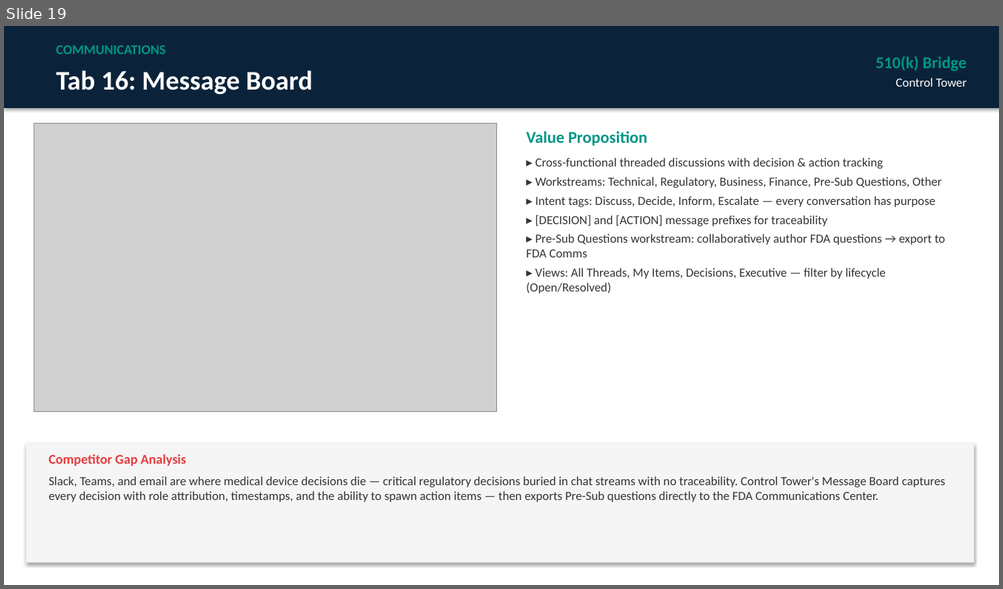
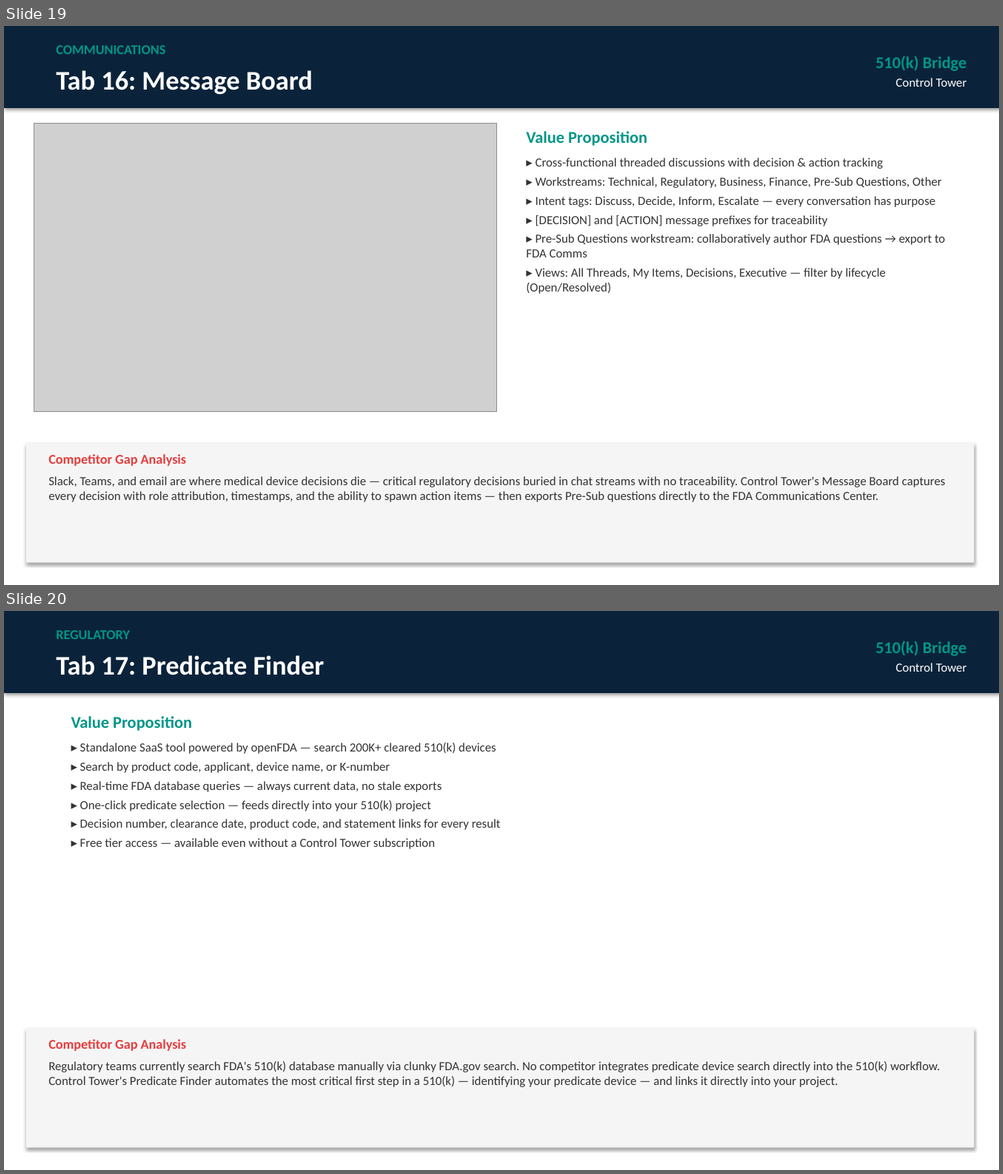
Before and after one commit to londailey6937/arch-medical, a slide deck: Control_Tower_Sales_Deck.pptx. Shown one above the other, each under a label of ours: slide 19 before the commit, slides 19 and 20 after it. The pictures are 1003x589 and 1003x1174 pixels, drawn with LibreOffice and Linux fonts; fonts in the diff are those of the drawing; grey boxes stand for pictures. Boxes give left, top, right and bottom in pixels: in the first picture for what was removed or moved away, otherwise in the second. Text is boxed around its words. In the diff, an @@ line names an element or a change of style, - is before the commit and + after.

Commit message:
Update EN+CN PowerPoint decks: 18 tabs, Predicate Finder, FDA Guidance Docs, Stakeholder Inputs, QMS-Lite, Notifications/Export slides (23→28 slides)

```diff
--- a/Control_Tower_Sales_Deck.pptx
+++ b/Control_Tower_Sales_Deck.pptx
@@ slide 20 added at [4, 611, 999, 1170], background #FFFFFF @@
@@ rectangle added at [4, 611, 999, 693], fill #0B233A @@
@@ text added at [56, 630, 130, 639], 13 pt, text #009688, bold @@
+REGULATORY
@@ text added at [875, 641, 966, 656], 16 pt, text #009688, bold @@
+510(k) Bridge
@@ text added at [56, 655, 324, 675], 26 pt, text #FFFFFF, bold @@
+Tab 17: Predicate Finder
@@ text added at [896, 663, 966, 672], 12 pt, text #FFFFFF @@
+Control Tower
@@ text added at [71, 716, 501, 849], 12 pt, text #333333 @@
+Value Proposition
+▸ Standalone SaaS tool powered by openFDA — search 200K+ cleared 510(k) devices
+▸ Search by product code, applicant, device name, or K-number
+▸ Real-time FDA database queries — always current data, no stale exports
+▸ One-click predicate selection — feeds directly into your 510(k) project
+▸ Decision number, clearance date, product code, and statement links for every result
+▸ Free tier access — available even without a Control Tower subscription
@@ rectangle added at [26, 1029, 974, 1148], fill #F5F5F5 @@
@@ text added at [48, 1039, 187, 1051], 13 pt, text #E53E3E, bold @@
+Competitor Gap Analysis
@@ text added at [48, 1062, 939, 1088], 12 pt, text #333333 @@
+Regulatory teams currently search FDA's 510(k) database manually via clunky FDA.gov search. No competitor integrates predicate device search directly into the 510(k) workflow. Control Tower's Predicate Finder automates the most critical first step in a 510(k) — identifying your predicate device — and links it directly into your project.
```
Also in this commit, not shown: 5 slides changed, 4 other slides added, 3 other files.
